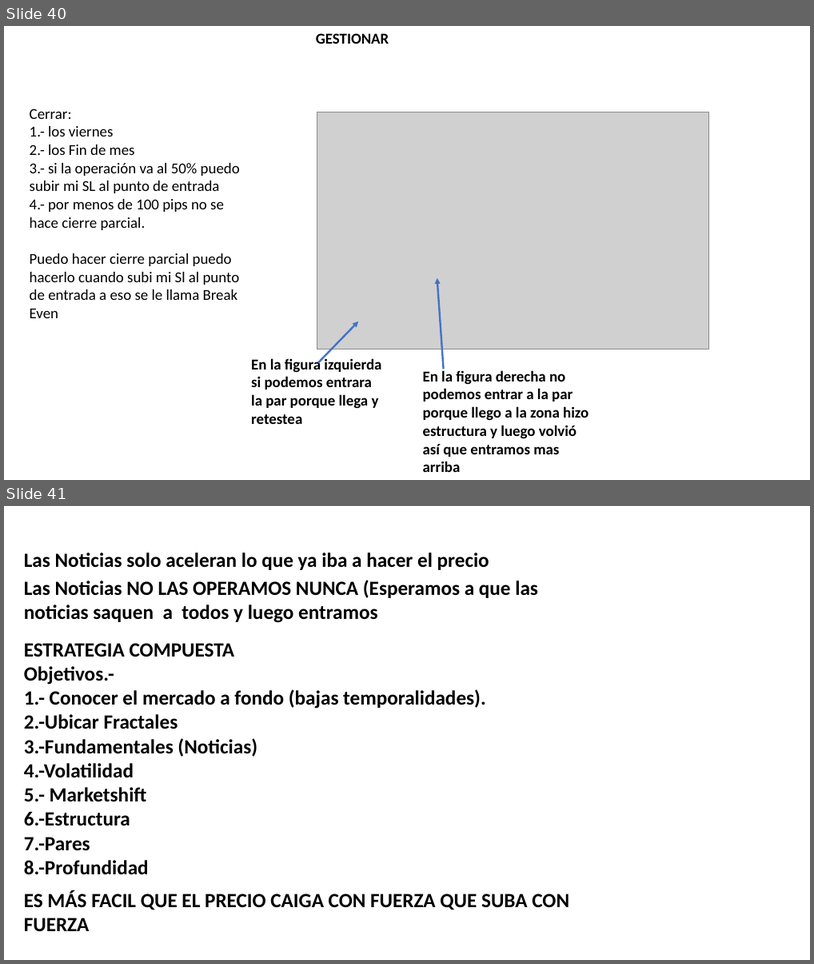
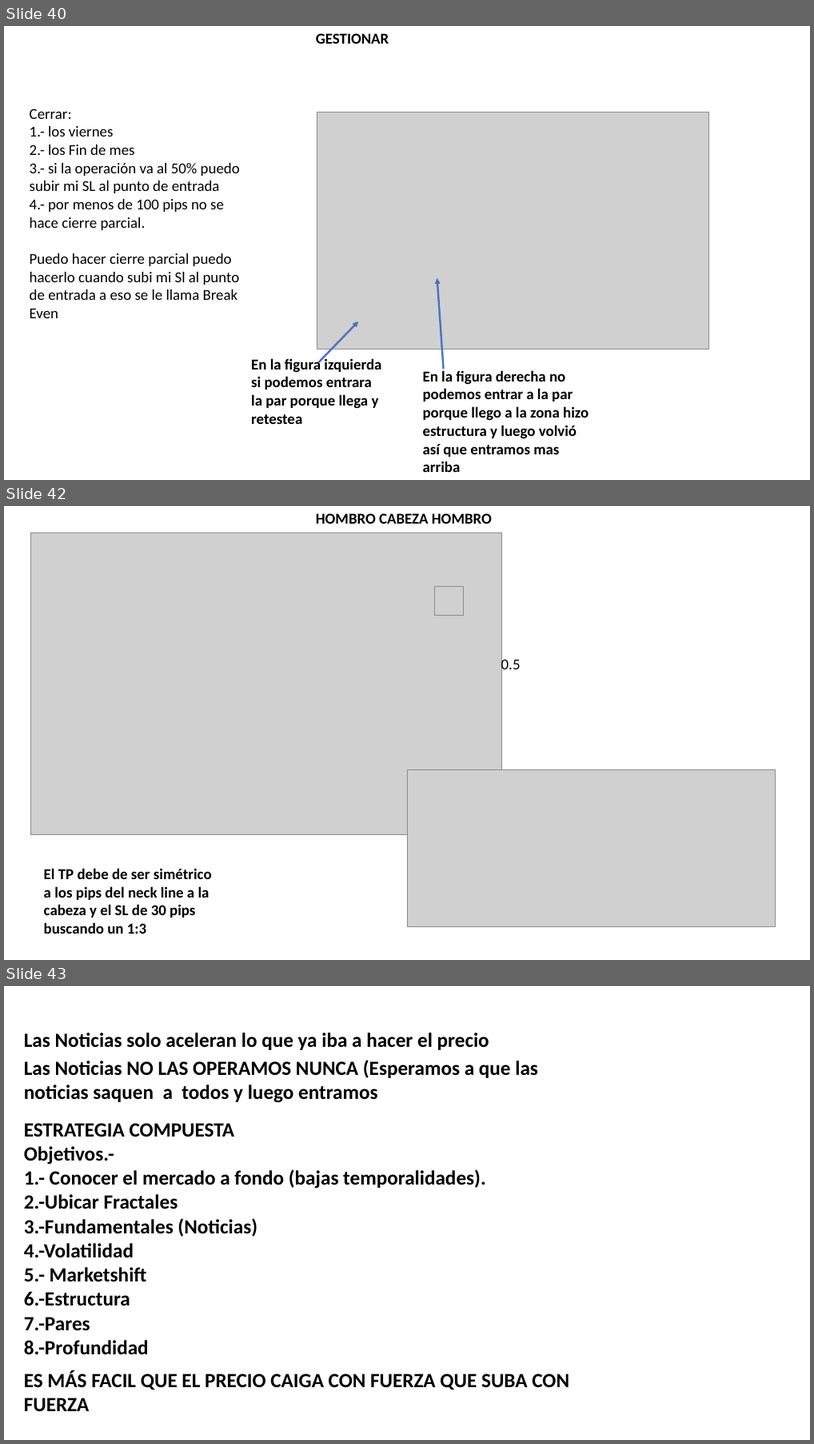
Before and after one commit to Edd1eware/Yields_Academy, a slide deck: Manual_YIELDS_ACADEMY.pptx. Shown one above the other, each under a label of ours: slides 40 and 41 before the commit, slides 40, 42 and 43 after it; the slides between them are not shown. The pictures are 814x964 and 814x1444 pixels, drawn with LibreOffice and Linux fonts; fonts in the diff are those of the drawing; grey boxes stand for pictures. Boxes give left, top, right and bottom in pixels: in the first picture for what was removed or moved away, otherwise in the second. Text is boxed around its words. In the diff, an @@ line names an element or a change of style, - is before the commit and + after.

```diff
--- a/Manual_YIELDS_ACADEMY.pptx
+++ b/Manual_YIELDS_ACADEMY.pptx
@@ slide 42 added at [4,506,810,960], background #FFFFFF @@
@@ text added at [316,513,492,524], 18 pt, text #000000, bold @@
+HOMBRO CABEZA HOMBRO
@@ picture added at [30,533,502,835] @@
@@ picture added at [434,587,464,616] @@
@@ text added at [502,657,521,674], 18 pt, text #000000 @@
+0.5
@@ picture added at [407,769,775,926] @@
@@ text added at [44,868,212,933], 18 pt, text #000000, bold @@
+El TP debe de ser simétrico a los pips del neck line a la cabeza y el SL de 30 pips buscando un 1:3
@@ what was slide 41 is now slide 43 @@
```
Also in this commit, not shown: 1 slide changed, 1 other slide added.
